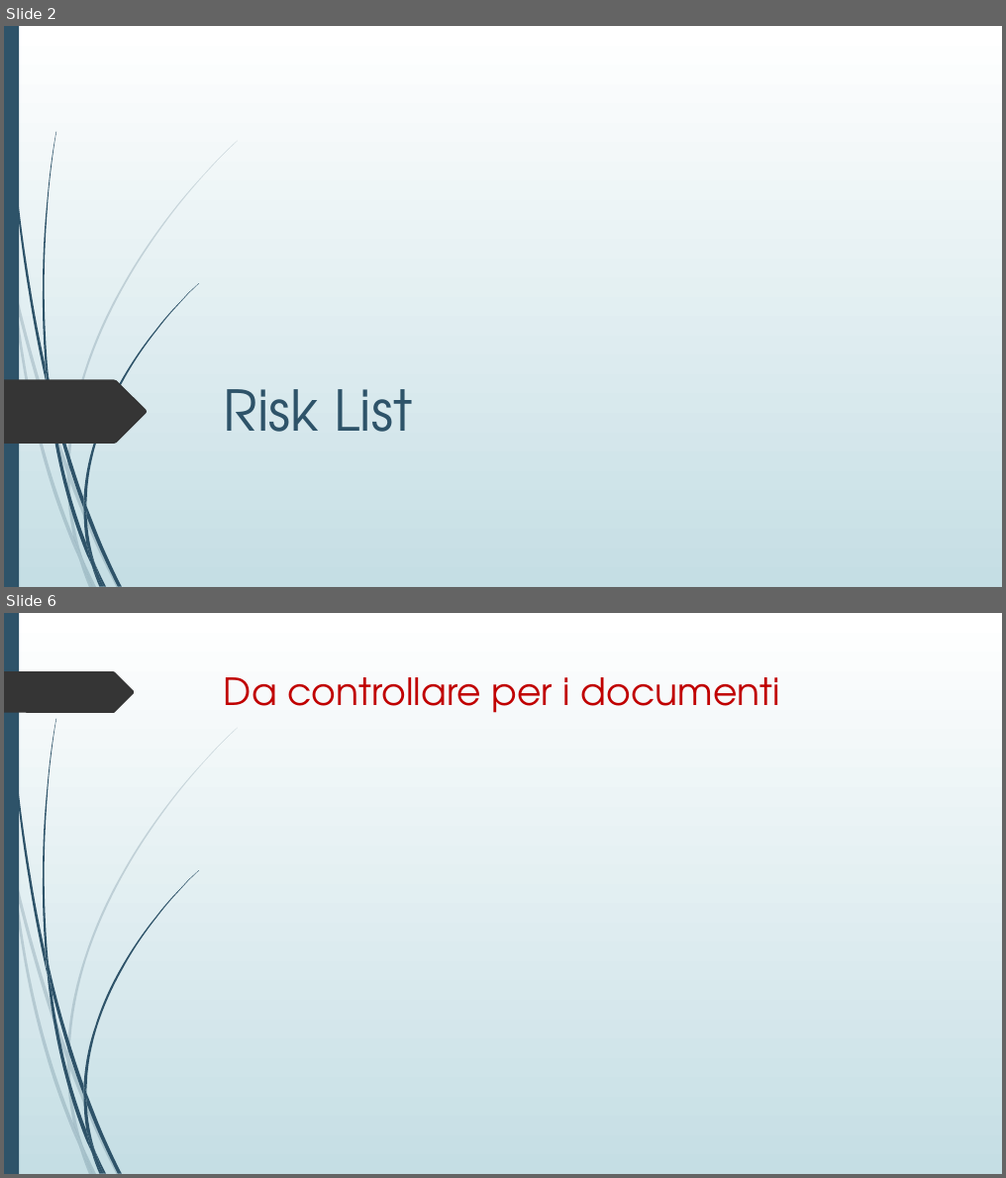
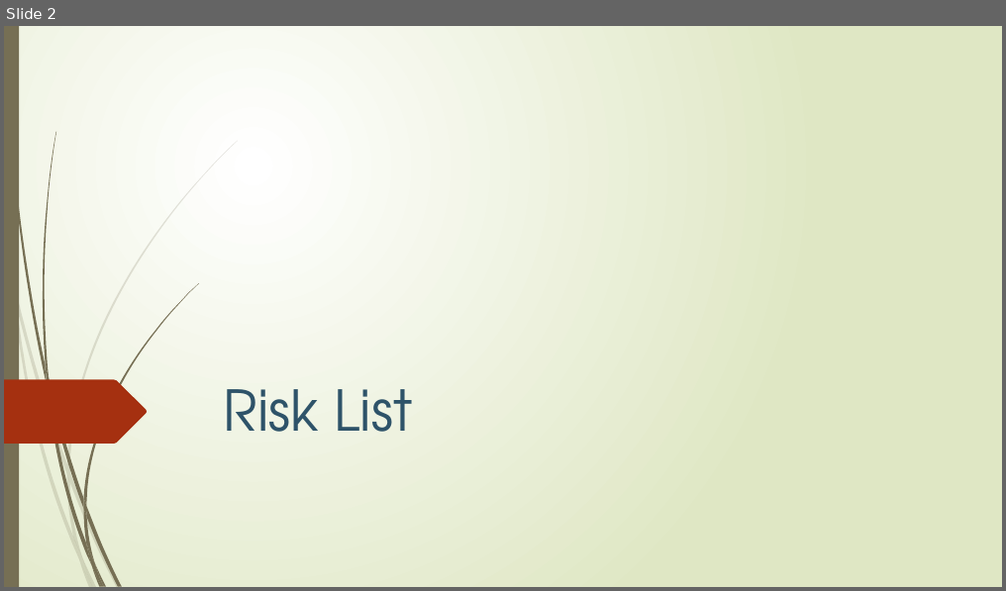
Before and after one commit to lpleo/Ingegneria_Software_2014, a slide deck: Slide/Slide Sparta.pptx. Shown one above the other, each under a label of ours: slides 2 and 6 before the commit, slide 2 after it; the slides between them are not shown. The pictures are 1006x1178 and 1006x591 pixels, drawn with LibreOffice and Linux fonts; fonts in the diff are those of the drawing. Boxes give left, top, right and bottom in pixels: in the first picture for what was removed or moved away, otherwise in the second. Text is boxed around its words. In the diff, an @@ line names an element or a change of style, - is before the commit and + after.

```diff
--- a/Slide/Slide Sparta.pptx
+++ b/Slide/Slide Sparta.pptx
@@ slide 6 removed at (x1=4, y1=613, x2=1002, y2=1174), background gradient #FFFFFF to #C5DEE5; not listed: 23 template elements that a slide beside it also shows @@
@@ freeform shape removed at (x1=4, y1=671, x2=135, y2=713) @@
@@ title removed at (x1=224, y1=677, x2=781, y2=713) @@
-Da controllare per i documenti
@@ slide 2 changed as well @@
@@ background gradient #FFFFFF to #C5DEE5 to gradient #FFFFFF to #DFE8C4 @@
@@ freeform shape at (x1=6, y1=26, x2=47, y2=386): fill #2E5369 to #766F54; outline redrawn @@
@@ fill #2E5369 to #766F54 in 12 elements at (x1=49, y1=379, x2=83, y2=509), (x1=86, y1=506, x2=122, y2=586), (x1=47, y1=383, x2=91, y2=567), (x1=95, y1=565, x2=107, y2=587), (x1=46, y1=363, x2=52, y2=404), (x1=83, y1=283, x2=199, y2=506), (x1=91, y1=567, x2=101, y2=587), (x1=83, y1=509, x2=94, y2=565), (x1=83, y1=498, x2=86, y2=517), (x1=86, y1=544, x2=104, y2=586), (x1=4, y1=26, x2=19, y2=587), (x1=43, y1=132, x2=56, y2=379) @@
@@ freeform shape at (x1=4, y1=380, x2=147, y2=444): fill #353535 to #A53010 @@
@@ fill #2E5369 at 20% opacity to #766F54 at 20% opacity in 10 elements at (x1=4, y1=237, x2=12, y2=288), (x1=15, y1=284, x2=67, y2=474), (x1=70, y1=472, x2=120, y2=587), (x1=82, y1=559, x2=97, y2=587), (x1=12, y1=288, x2=79, y2=561), (x1=67, y1=474, x2=82, y2=559), (x1=67, y1=141, x2=238, y2=472), (x1=79, y1=561, x2=93, y2=587), (x1=67, y1=465, x2=70, y2=482), (x1=73, y1=537, x2=93, y2=587) @@
```
Also in this commit, not shown: 12 other slides changed, 6 slides added, 5 other slides removed, 3 other files.
